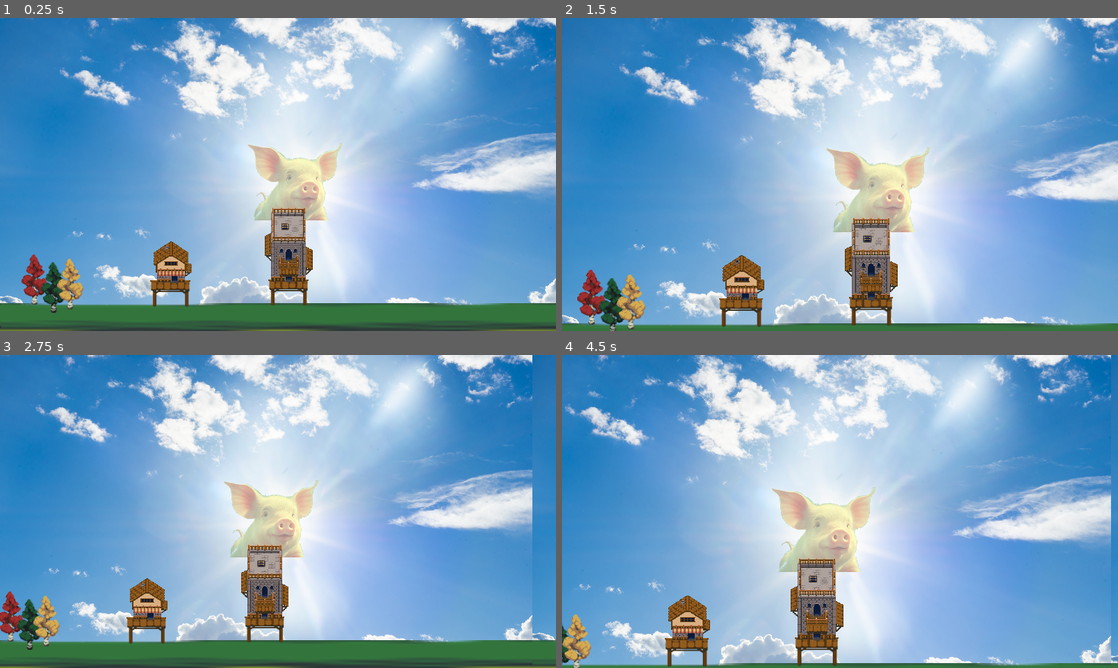
Above: before the commit, frames 1-4 (two rows, left to right).
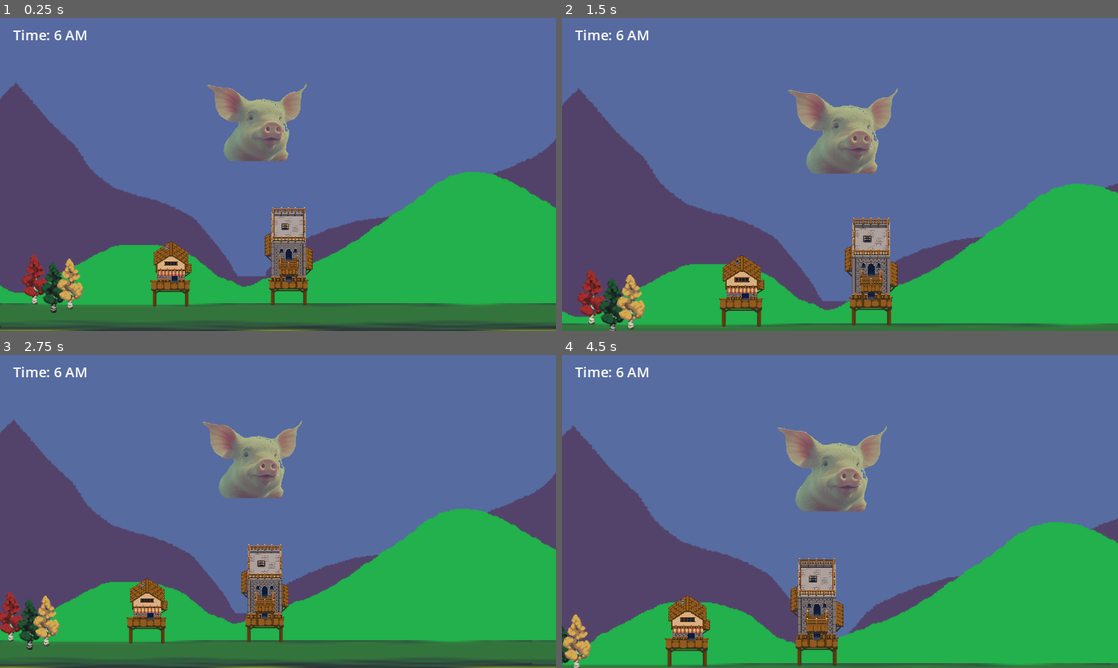
Above: after the commit, the same moments.

Repository: PlayDieRepeat/gmtk_2024
Game: Godot game, scene res://scenes/systems/initializer.tscn
The game is run twice, just before and just after one commit, with the same random seed, the same clock (stepped at 60 frames per second) and the same inputs. Sound files missing from this copy of the repository are replaced by a short silence.
Inputs (mouse positions are in pixels of both pictures, inside the frame that each line leads up to):
- Up to frame 1 (0.25 s): no input
- Up to frame 2 (1.5 s): tap Enter at 0.5 s; move the mouse to (962, 158) at 0.52 s; tap Mouse wheel down (Scroll Down) at 0.6 s; tap Space at 1.25 s; move the mouse to (728, 190) at 1.27 s; tap Mouse wheel up (Scroll Up) at 1.35 s
- Up to frame 3 (2.75 s): tap Enter at 2 s; move the mouse to (333, 442) at 2.02 s; tap Mouse wheel down (Scroll Down) at 2.1 s
- Up to frame 4 (4.5 s): tap Space at 2.75, 4.25 s; move the mouse to (812, 574) at 2.77 s; tap Mouse wheel up (Scroll Up) at 2.85, 4.35 s; tap Enter at 3.5 s; move the mouse to (1006, 558) at 3.52 s; tap Mouse wheel down (Scroll Down) at 3.6 s; move the mouse to (673, 464) at 4.27 s

The runs differ from the first frame. In frame 1, 88% of the frame differs, in the area x 0-100%, y 0-92%; in frame 2, 93%; in frame 3, 88%; in frame 4, 95%, in the area x 0-100%, y 0-100%.

Commit message:
#1  World scene and #3  parallax background and #2  controller

Diff:
--- /dev/null
+++ b/resources/constants/time_constants.tres
@@ -0,0 +1,9 @@
+[gd_resource type="Resource" script_class="RTimeConstants" load_steps=2 format=3 uid="uid://p6f8jdfiqnav"]
+
+[ext_resource type="Script" path="res://scripts/_resources/r_time_constants.gd" id="1_nnksn"]
+
+[resource]
+script = ExtResource("1_nnksn")
+seconds_in_hour = 30
+start_of_day = 6
+end_of_day = 21
--- a/scenes/levels/levelTest.tscn
+++ b/scenes/levels/levelTest.tscn
@@ -1,8 +1,7 @@
-[gd_scene load_steps=12 format=3 uid="uid://cn30r1xbmmkob"]
+[gd_scene load_steps=11 format=3 uid="uid://cn30r1xbmmkob"]
 
 [ext_resource type="Script" path="res://scripts/levels/level1.gd" id="1_qugou"]
-[ext_resource type="Texture2D" uid="uid://cnfo8uvub8twr" path="res://assets/images/sky.jpg" id="2_ex08u"]
-[ext_resource type="PackedScene" uid="uid://bjxw6tw4ukkyn" path="res://scenes/gods/pigGod.tscn" id="3_15xkn"]
+[ext_resource type="PackedScene" uid="uid://innnb2tbok8l" path="res://scenes/world.tscn" id="2_uno0v"]
 [ext_resource type="Texture2D" uid="uid://cpohewy4agqu0" path="res://assets/images/ground.png" id="4_pihki"]
 [ext_resource type="PackedScene" uid="uid://bxk6fl5f820xw" path="res://scenes/buildings/scaffold.tscn" id="5_86pwy"]
 [ext_resource type="PackedScene" uid="uid://b5t8vmp1prekn" path="res://scenes/buildings/temple.tscn" id="6_5curv"]
@@ -15,28 +14,7 @@
 [node name="LevelTest" type="Node2D"]
 script = ExtResource("1_qugou")
 
-[node name="Background" type="CenterContainer" parent="."]
-offset_right = 640.0
-offset_bottom = 360.0
-size_flags_horizontal = 3
-size_flags_vertical = 3
-
-[node name="Sprite2D" type="Sprite2D" parent="Background"]
-scale = Vector2(0.4, 0.4)
-texture = ExtResource("2_ex08u")
-centered = false
-
-[node name="Sprite2D3" type="Sprite2D" parent="Background"]
-position = Vector2(-640, 0)
-scale = Vector2(0.4, 0.4)
-texture = ExtResource("2_ex08u")
-centered = false
-
-[node name="Sprite2D2" type="Sprite2D" parent="Background"]
-position = Vector2(640, 0)
-scale = Vector2(0.4, 0.4)
-texture = ExtResource("2_ex08u")
-centered = false
+[node name="world" parent="." instance=ExtResource("2_uno0v")]
 
 [node name="PauseMenu" type="CanvasLayer" parent="."]
 unique_name_in_owner = true
@@ -63,9 +41,6 @@
 [node name="QuitButton" type="Button" parent="PauseMenu/CenterContainer/AspectRatioContainer/VBoxContainer"]
 layout_mode = 2
 text = "Quit Game"
-
-[node name="pigGod" parent="." instance=ExtResource("3_15xkn")]
-position = Vector2(282, 137)
 
 [node name="Ground" type="Sprite2D" parent="."]
 position = Vector2(0, 328)
@@ -116,5 +91,9 @@
 anchor_mode = 0
 script = ExtResource("11_h4tf8")
 
+[node name="Label" type="Label" parent="Camera2D"]
+offset_right = 40.0
+offset_bottom = 23.0
+
 [connection signal="pressed" from="PauseMenu/CenterContainer/AspectRatioContainer/VBoxContainer/BackButton" to="." method="_on_back_button_pressed"]
 [connection signal="pressed" from="PauseMenu/CenterContainer/AspectRatioContainer/VBoxContainer/QuitButton" to="." method="_on_quit_button_pressed"]
--- /dev/null
+++ b/scenes/systems/world.tscn
@@ -0,0 +1,3 @@
+[gd_scene format=3 uid="uid://b6a6plnf6bh3t"]
+
+[node name="world" type="Node2D"]
--- /dev/null
+++ b/scenes/world.tscn
@@ -0,0 +1,81 @@
+[gd_scene load_steps=7 format=3 uid="uid://innnb2tbok8l"]
+
+[ext_resource type="Script" path="res://scripts/systems/world_controller.gd" id="1_mxxxw"]
+[ext_resource type="Resource" uid="uid://p6f8jdfiqnav" path="res://resources/constants/time_constants.tres" id="2_d3xj7"]
+[ext_resource type="Texture2D" uid="uid://ckg8negcy31xd" path="res://assets/images/blue_sky.png" id="3_ot6mi"]
+[ext_resource type="Texture2D" uid="uid://dcqes7x801sf6" path="res://assets/images/Mountains.png" id="4_gd2m1"]
+[ext_resource type="Texture2D" uid="uid://dhst3f6w5g8wn" path="res://assets/images/alpha.png" id="5_k2k73"]
+[ext_resource type="Texture2D" uid="uid://d2rwvvnjk558s" path="res://assets/images/hills.png" id="6_rbdk2"]
+
+[node name="world" type="Node2D"]
+
+[node name="GlobalTimer" type="Timer" parent="."]
+unique_name_in_owner = true
+autostart = true
+
+[node name="world_controller" type="Node" parent="."]
+script = ExtResource("1_mxxxw")
+time_constant = ExtResource("2_d3xj7")
+
+[node name="CanvasLayer" type="CanvasLayer" parent="world_controller"]
+
+[node name="MarginContainer" type="MarginContainer" parent="world_controller/CanvasLayer"]
+offset_right = 40.0
+offset_bottom = 40.0
+
+[node name="Label" type="Label" parent="world_controller/CanvasLayer/MarginContainer"]
+layout_mode = 2
+
+[node name="ParallaxBackground" type="ParallaxBackground" parent="world_controller"]
+
+[node name="SkyLayer" type="ParallaxLayer" parent="world_controller/ParallaxBackground"]
+
+[node name="Sky" type="TextureRect" parent="world_controller/ParallaxBackground/SkyLayer"]
+anchors_preset = 5
+anchor_left = 0.5
+anchor_right = 0.5
+offset_left = -640.0
+offset_right = 1280.0
+offset_bottom = 360.0
+grow_horizontal = 2
+texture = ExtResource("3_ot6mi")
+
+[node name="MountainLayer" type="ParallaxLayer" parent="world_controller/ParallaxBackground"]
+motion_scale = Vector2(0.1, 0.1)
+
+[node name="Mountains" type="TextureRect" parent="world_controller/ParallaxBackground/MountainLayer"]
+offset_left = -640.0
+offset_right = 1280.0
+offset_bottom = 360.0
+texture = ExtResource("4_gd2m1")
+
+[node name="AlphaLayer" type="ParallaxLayer" parent="world_controller/ParallaxBackground"]
+motion_scale = Vector2(0.2, 0.2)
+
+[node name="AlphaImage" type="TextureRect" parent="world_controller/ParallaxBackground/AlphaLayer"]
+offset_left = -640.0
+offset_right = 1280.0
+offset_bottom = 360.0
+texture = ExtResource("5_k2k73")
+
+[node name="GodLayer" type="ParallaxLayer" parent="world_controller/ParallaxBackground"]
+motion_scale = Vector2(0.2, 0.2)
+
+[node name="God" type="TextureRect" parent="world_controller/ParallaxBackground/GodLayer"]
+modulate = Color(1, 1, 0.462745, 0.533333)
+offset_left = 198.0
+offset_top = 44.0
+offset_right = 586.0
+offset_bottom = 393.0
+scale = Vector2(0.5, 0.5)
+
+[node name="HillLayer" type="ParallaxLayer" parent="world_controller/ParallaxBackground"]
+motion_scale = Vector2(0.4, 0.4)
+
+[node name="Hills" type="TextureRect" parent="world_controller/ParallaxBackground/HillLayer"]
+offset_left = -640.0
+offset_right = 1280.0
+offset_bottom = 360.0
+texture = ExtResource("6_rbdk2")
+
+[connection signal="timeout" from="GlobalTimer" to="world_controller" method="_on_global_timer_timeout"]
--- /dev/null
+++ b/scripts/_resources/r_time_constants.gd
@@ -0,0 +1,11 @@
+extends Resource
+class_name RTimeConstants
+
+@export var seconds_in_hour: int = 30
+@export var start_of_day: int = 6
+@export var end_of_day: int = 21
+
+func _init(p_seconds_in_hour: int = 0, p_start_of_day: int = 0, p_end_of_day: int = 0):
+	seconds_in_hour = p_seconds_in_hour
+	start_of_day = p_start_of_day
+	end_of_day = p_end_of_day
--- a/scripts/levels/level1.gd
+++ b/scripts/levels/level1.gd
@@ -10,6 +10,5 @@
 func _on_quit_button_pressed() -> void:
 	get_tree().quit()
 
-
 func _on_back_button_pressed() -> void:
 	emit_signal("back_to_start_from_pause_menu")
--- /dev/null
+++ b/scripts/systems/world_controller.gd
@@ -0,0 +1,61 @@
+extends Node
+
+@export var time_constant: RTimeConstants
+var seconds_count: int = 0
+var hour_count: int = 0
+var day_count: int = 0
+var starting_alpha_float: float = 0.5
+var alpha_float: float = starting_alpha_float
+var alpha_change_float: float = alpha_float/180.0
+var ui_time = null
+
+signal new_day
+signal new_hour
+
+func _ready():
+	var god = $ParallaxBackground/GodLayer/God
+	god.texture = load("res://assets/images/gods/pig.png")
+	hour_count = time_constant.start_of_day
+	$ParallaxBackground/AlphaLayer/AlphaImage.self_modulate.a = alpha_float
+	var margin_value: int = 15
+	$CanvasLayer/MarginContainer.add_theme_constant_override("margin_left", margin_value)
+	ui_time = $CanvasLayer/MarginContainer/Label
+
+func _process(_delta: float) -> void:
+	var m_string: String = " AM"
+	var hour_string: String = str(hour_count)
+
+	if hour_count % 12 == 0:
+		hour_string = "12"
+	else:
+		hour_string = str(hour_count % 12)
+
+	if hour_count < 12:
+		m_string = " AM"
+	else:
+		m_string = " PM"
+
+	ui_time.text = "Time: " + hour_string + m_string
+
+func _on_global_timer_timeout():
+	seconds_count += 1
+
+	if hour_count < 12:
+		if hour_count == 6 and alpha_float > starting_alpha_float:
+			alpha_float = starting_alpha_float
+		alpha_float = alpha_float - alpha_change_float
+	elif hour_count > 12:
+		alpha_float = alpha_float + alpha_change_float
+	else:
+		alpha_float = 0
+	$ParallaxBackground/AlphaLayer/AlphaImage.self_modulate.a = alpha_float
+
+	if seconds_count == time_constant.seconds_in_hour:
+		hour_count += 1
+		seconds_count = 0
+		new_hour.emit()
+
+	if hour_count == time_constant.end_of_day:
+		day_count += 1
+		hour_count = time_constant.start_of_day
+		new_day.emit()
Binary file added: assets/images/Mountains.png
Not shown, added: assets/images/Mountains.png.import
Binary file added: assets/images/alpha.png
Not shown, added: assets/images/alpha.png.import
Binary file added: assets/images/blue_sky.png
Not shown, added: assets/images/blue_sky.png.import
Binary file changed: assets/images/gods/pig.png
Binary file added: assets/images/hills.png
Not shown, added: assets/images/hills.png.import
Binary file changed: assets/images/sky.jpg
Binary file added: assets/images/sunburst.jpg
Not shown, added: assets/images/sunburst.jpg.import
(and 1 more such lines)
